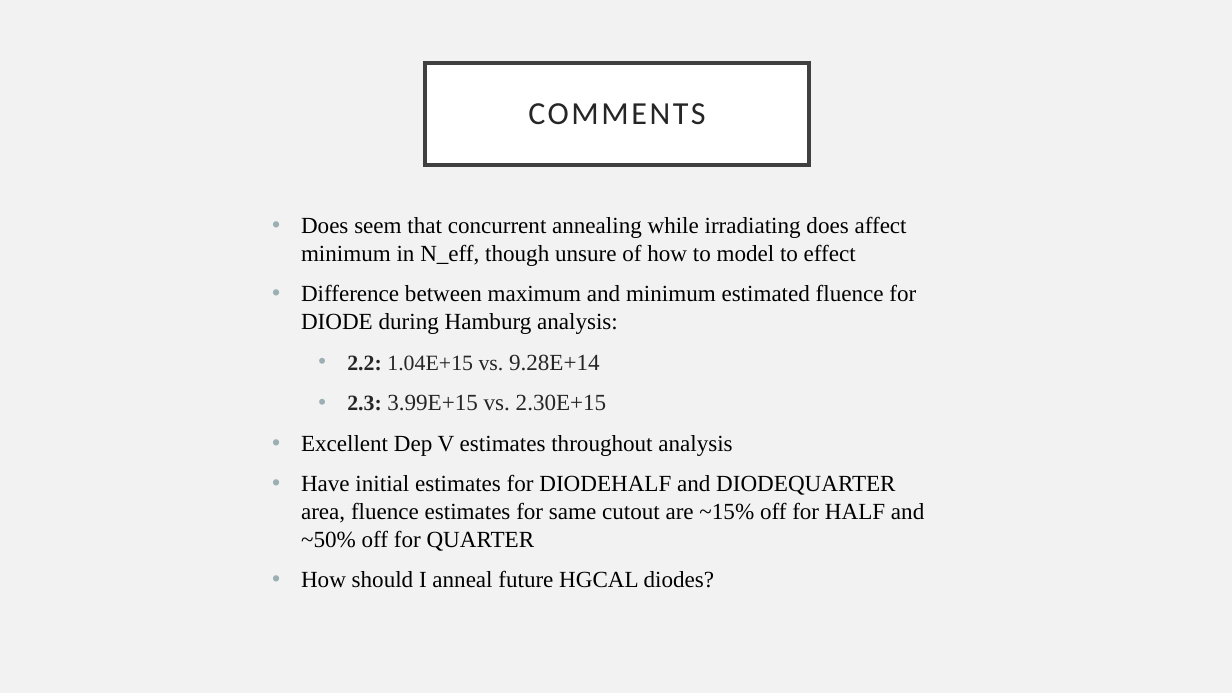
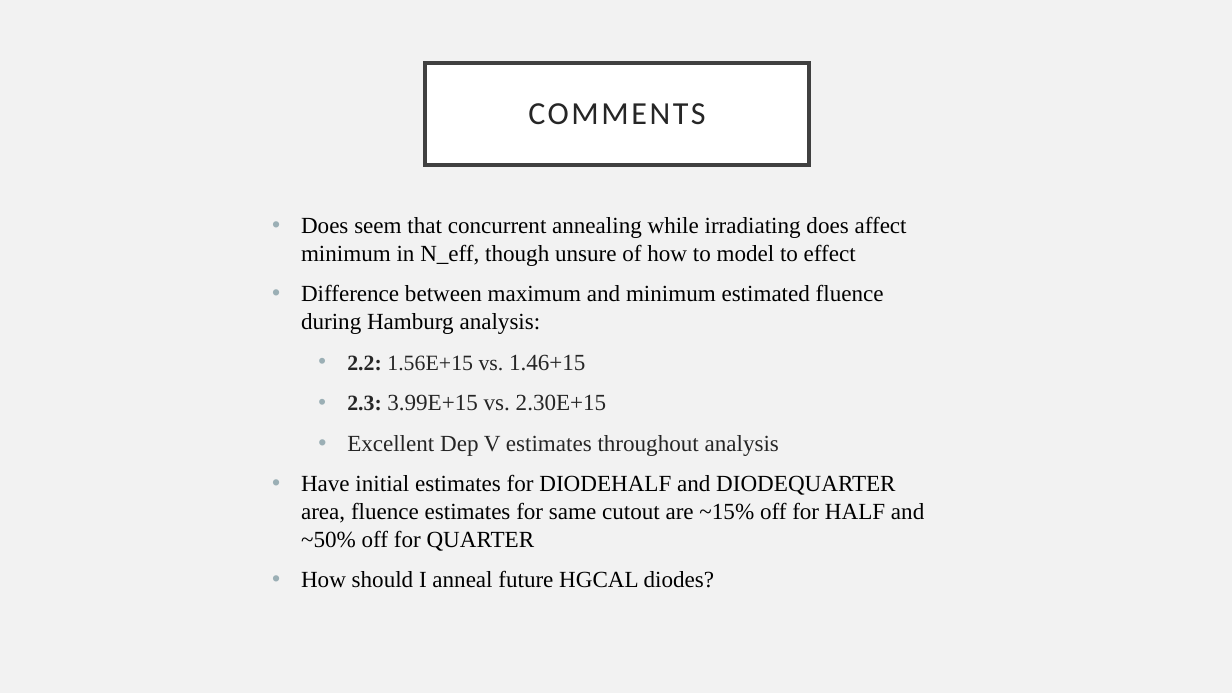
Before and after one commit to ctiley/CERN_CMS_Silicon_Sensor, a slide deck: slide 4 of Diodes/HGCAL/Presentation/2022_02_HGCAL_Diodes_Hamburg.pptx. Drawn at 1232x693 pixels with LibreOffice and Linux fonts; fonts in the diff are those of the drawing; background and template pictures are left out. Boxes give left, top, right and bottom in pixels: in the first picture for what was removed or moved away, otherwise in the second. Text is boxed around its words. In the diff, an @@ line names an element or a change of style, - is before the commit and + after.

Commit message:
Hamburg Code

```diff
--- a/Diodes/HGCAL/Presentation/2022_02_HGCAL_Diodes_Hamburg.pptx
+++ b/Diodes/HGCAL/Presentation/2022_02_HGCAL_Diodes_Hamburg.pptx
@@ text at [301, 284, 884, 371]: text changed @@
-• Difference between maximum and minimum estimated fluence for DIODE during Hamburg analysis:
-  • 2.2: 1.04E+15 vs. 9.28E+14
+• Difference between maximum and minimum estimated fluence during Hamburg analysis:
+  • 2.2: 1.56E+15 vs. 1.46+15
@@ text at [347, 435, 779, 456]: text colour #000000 to #262626 in "Excellent Dep V estimates throughout analysis"; list level 1 to 2 in "Excellent Dep V estimates throughout ..." @@
```
Also in this commit, not shown: 1 other file.
